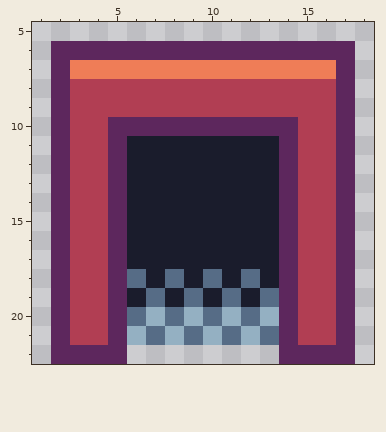
File history of a pixel-art sprite, assets/sprites/interactables/default/teleport_room.png. The picture above was drawn from the file before the commit.
The file is 20x23 pixels. Shown: x 1..18, y 5..22.
After the commit:
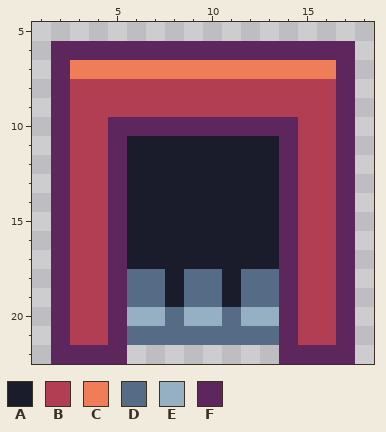
Palette (. is transparent): A #1a1c2c  B #b13e53  C #ef7d57  D #566c86  E #94b0c2  F #5d275d
Change:
Changed rows in their new state; - is an unchanged pixel.
first column x 6:
18 -DAD---D
19 D---DAD-
20 E---EDE-
21 D-D-D-D-
